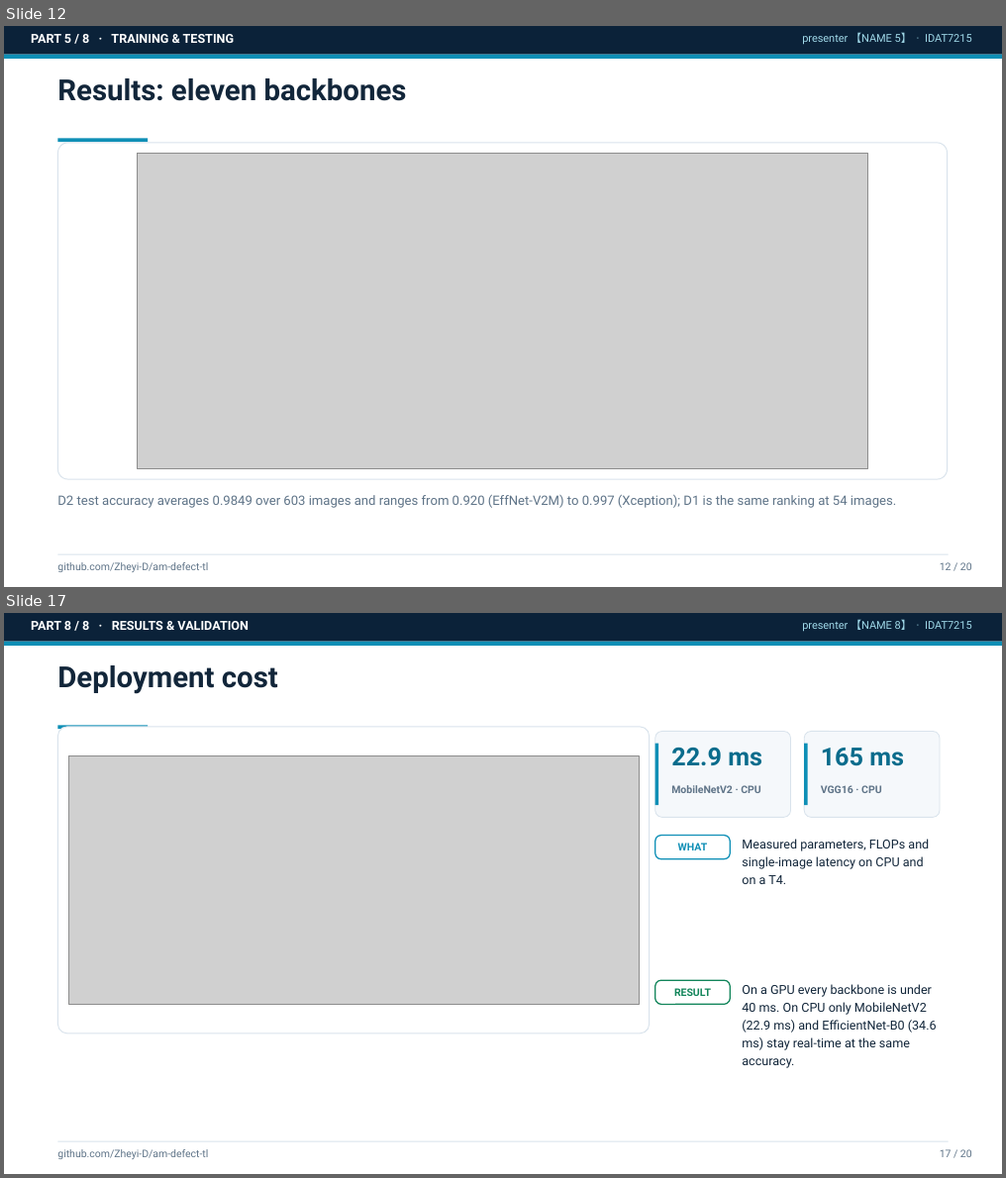
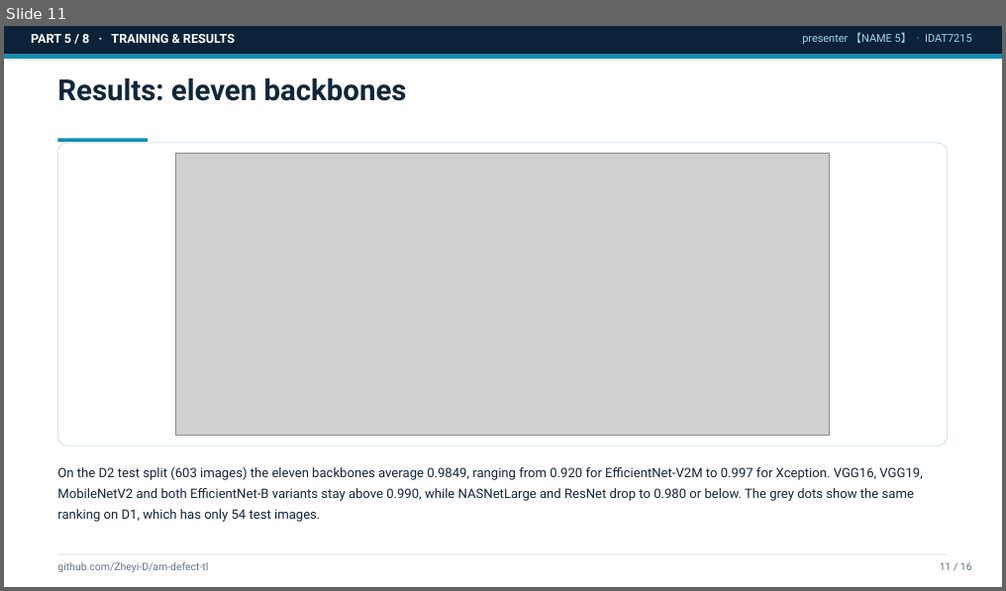
Before and after one commit to Zheyi-D/am-defect-tl, a slide deck: reports/slides_draft.pptx. Shown one above the other, each under a label of ours: slides 12 and 17 before the commit, slide 11 after it; the slides between them are not shown. The pictures are 1006x1178 and 1006x591 pixels, drawn with LibreOffice and Linux fonts; fonts in the diff are those of the drawing; grey boxes stand for pictures. Boxes give left, top, right and bottom in pixels: in the first picture for what was removed or moved away, otherwise in the second. Text is boxed around its words. In the diff, an @@ line names an element or a change of style, - is before the commit and + after.

Commit message:
feat(slides): 16-page deck scoped to data preparation, model training and dataset results — 60-90 words of factual text per page, no WHAT/WHY/RESULT labels, analysis pages removed, demo placeholder kept

```diff
--- a/reports/slides_draft.pptx
+++ b/reports/slides_draft.pptx
@@ slide 17 removed at bbox=[4, 613, 1002, 1174], background #FFFFFF @@
@@ rectangle removed at bbox=[4, 613, 1002, 642] @@
@@ rectangle removed at bbox=[4, 642, 1002, 646] @@
@@ text removed at bbox=[31, 621, 249, 630] @@
-PART 8 / 8 · RESULTS & VALIDATION
@@ text removed at bbox=[802, 619, 972, 632] @@
-presenter 【NAME 8】 · IDAT7215
@@ text removed at bbox=[57, 665, 278, 694] @@
-Deployment cost
@@ rectangle removed at bbox=[57, 725, 148, 729] @@
@@ rounded rectangle removed at bbox=[57, 727, 649, 1034] @@
@@ rounded rectangle removed at bbox=[655, 731, 791, 817] @@
@@ rounded rectangle removed at bbox=[804, 731, 940, 817] @@
@@ picture removed at bbox=[68, 756, 639, 1004] @@
@@ rectangle removed at bbox=[655, 744, 658, 805] @@
@@ text removed at bbox=[671, 748, 762, 766] @@
-22.9 ms
@@ rectangle removed at bbox=[804, 744, 807, 805] @@
@@ text removed at bbox=[821, 748, 904, 766] @@
-165 ms
@@ text removed at bbox=[671, 785, 761, 793] @@
-MobileNetV2 · CPU
@@ text removed at bbox=[821, 785, 882, 793] @@
-VGG16 · CPU
@@ rounded rectangle removed at bbox=[655, 836, 731, 860] @@
@@ text removed at bbox=[678, 843, 708, 851] @@
-WHAT
@@ text removed at bbox=[742, 839, 929, 884] @@
-Measured parameters, FLOPs and single-image latency on CPU and on a T4.
@@ rounded rectangle removed at bbox=[655, 980, 731, 1004] @@
@@ text removed at bbox=[674, 988, 711, 996] @@
-RESULT
@@ text removed at bbox=[742, 984, 937, 1068] @@
-On a GPU every backbone is under 40 ms. On CPU only MobileNetV2 (22.9 ms) and EfficientNet-B0 (34.6 ms) stay real-time at the same accuracy.
@@ rectangle removed at bbox=[57, 1142, 948, 1143] @@
@@ text removed at bbox=[57, 1150, 208, 1159] @@
-github.com/Zheyi-D/am-defect-tl
@@ text removed at bbox=[940, 1150, 972, 1157] @@
-17 / 20
@@ what was slide 12 is now slide 11 @@
@@ slide 11 changed as well @@
@@ text at bbox=[31, 34, 235, 43]: text changed @@
-PART 5 / 8 · TRAINING & TESTING
+PART 5 / 8 · TRAINING & RESULTS
@@ rounded rectangle: place and size @@
-rounded rectangle at bbox=[57, 143, 947, 479]
+rounded rectangle at bbox=[57, 143, 947, 446]
@@ picture: place and size @@
-picture at bbox=[138, 154, 868, 470]
+picture at bbox=[176, 154, 830, 436]
@@ text at bbox=[57, 467, 922, 522]: text changed; text colour #5F7488 to #12263A @@
-D2 test accuracy averages 0.9849 over 603 images and ranges from 0.920 (EffNet-V2M) to 0.997 (Xception); D1 is the same ranking at 54 images.
+On the D2 test split (603 images) the eleven backbones average 0.9849, ranging from 0.920 for EfficientNet-V2M to 0.997 for Xception. VGG16, VGG19, MobileNetV2 and both EfficientNet-B variants stay above 0.990, while NASNetLarge and ResNet drop to 0.980 or below. The grey dots show the same ranking on D1, which has only 54 test images.
@@ text at bbox=[940, 563, 972, 570]: text changed @@
-12 / 20
+11 / 16
```
Also in this commit, not shown: 12 other slides changed, 3 slides added, 6 other slides removed, 3 other files.
